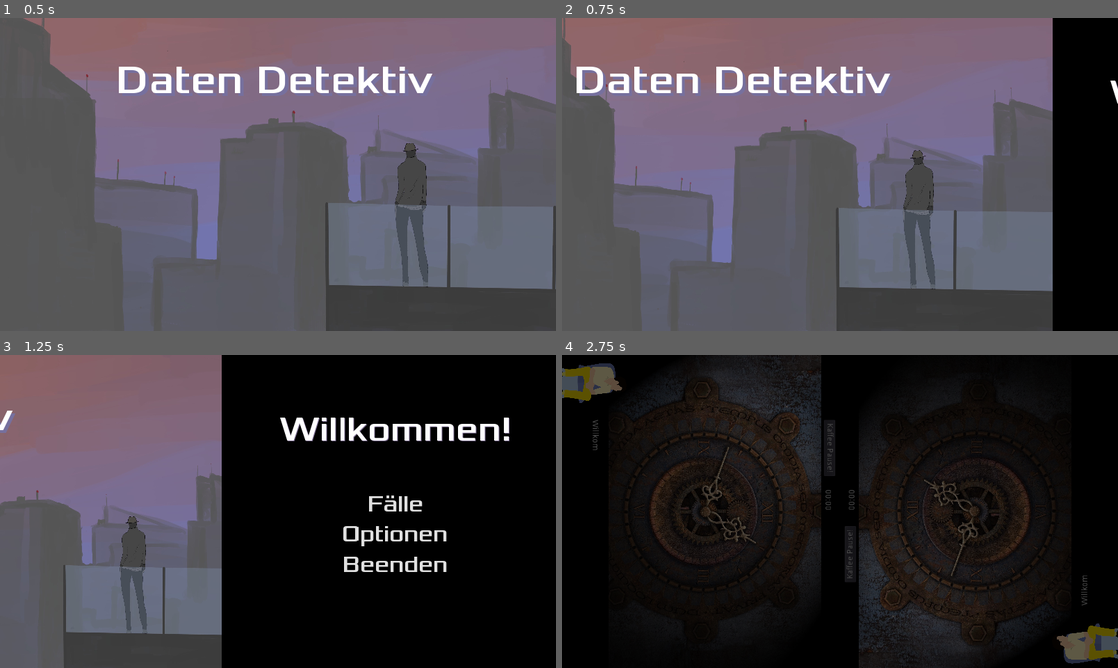
Above: before the commit, frames 1-4 (two rows, left to right).
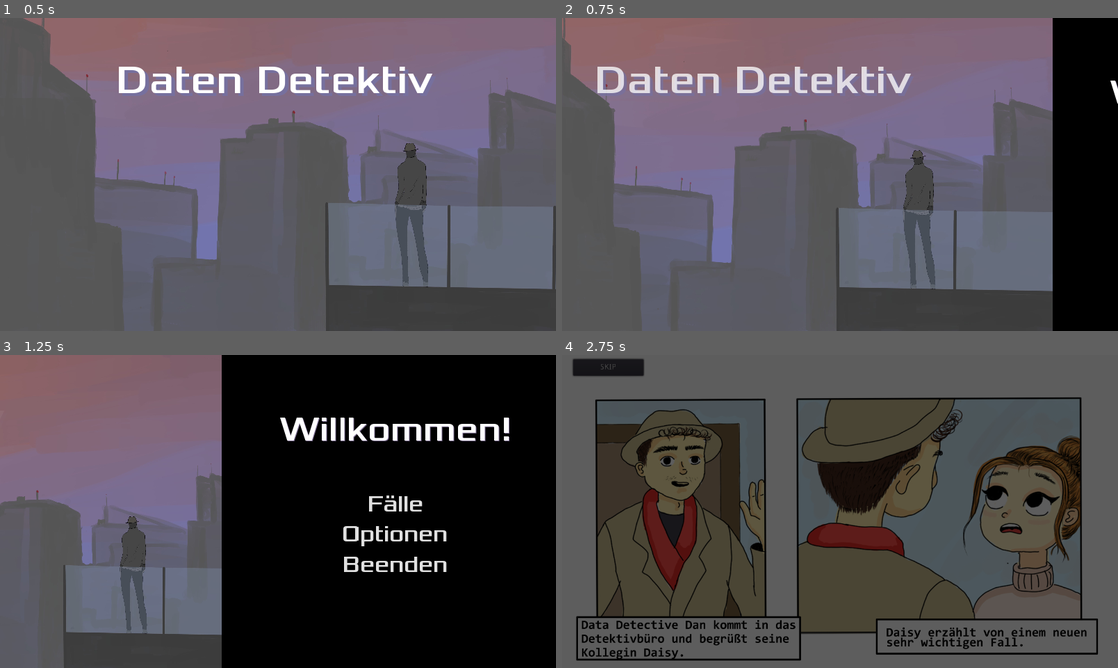
Above: after the commit, the same moments.

Repository: phil0605/Godot-Prototype
Game: Godot game, scene res://scenes/hauptmenu.tscn
The game is run twice, just before and just after one commit, with the same random seed, the same clock (stepped at 60 frames per second) and the same inputs.
Inputs (mouse positions are in pixels of both pictures, inside the frame that each line leads up to):
- Up to frame 1 (0.5 s): no input
- Up to frame 2 (0.75 s): tap Enter at 0.5 s; drag from (840, 174) to (895, 105) at 0.52 s
- Up to frame 3 (1.25 s): no input
- Up to frame 4 (2.75 s): click "Fälle" at 1.25 s; click "Tutorial" at 2 s

Frame 1 is identical in both runs. In frame 2, 3.4% of the frame differs, in the area x 2-63%, y 15-25%; in frame 3, 0.1%; in frame 4, 90%, in the area x 0-100%, y 0-100%.

Commit message:
Add files via upload

Diff:
--- /dev/null
+++ b/scenes/Comic1.tscn
@@ -0,0 +1,299 @@
+[gd_scene load_steps=8 format=2]
+
+[ext_resource path="res://assets/Comic1.jpg" type="Texture" id=1]
+[ext_resource path="res://scripts/Comic1.gd" type="Script" id=2]
+
+[sub_resource type="Animation" id=1]
+length = 0.001
+tracks/0/type = "value"
+tracks/0/path = NodePath("Comic1:position")
+tracks/0/interp = 1
+tracks/0/loop_wrap = true
+tracks/0/imported = false
+tracks/0/enabled = true
+tracks/0/keys = {
+"times": PoolRealArray( 0 ),
+"transitions": PoolRealArray( 1 ),
+"update": 0,
+"values": [ Vector2( 487, 956 ) ]
+}
+tracks/1/type = "value"
+tracks/1/path = NodePath("Comic1/Panel1:color")
+tracks/1/interp = 1
+tracks/1/loop_wrap = true
+tracks/1/imported = false
+tracks/1/enabled = true
+tracks/1/keys = {
+"times": PoolRealArray( 0 ),
+"transitions": PoolRealArray( 1 ),
+"update": 0,
+"values": [ Color( 1, 1, 1, 0 ) ]
+}
+tracks/2/type = "value"
+tracks/2/path = NodePath("Comic1/Panel2:color")
+tracks/2/interp = 1
+tracks/2/loop_wrap = true
+tracks/2/imported = false
+tracks/2/enabled = true
+tracks/2/keys = {
+"times": PoolRealArray( 0 ),
+"transitions": PoolRealArray( 1 ),
+"update": 0,
+"values": [ Color( 1, 1, 1, 1 ) ]
+}
+tracks/3/type = "value"
+tracks/3/path = NodePath("Comic1/Panel3/ColorRect2:color")
+tracks/3/interp = 1
+tracks/3/loop_wrap = true
+tracks/3/imported = false
+tracks/3/enabled = true
+tracks/3/keys = {
+"times": PoolRealArray( 0 ),
+"transitions": PoolRealArray( 1 ),
+"update": 0,
+"values": [ Color( 1, 1, 1, 1 ) ]
+}
+tracks/4/type = "value"
+tracks/4/path = NodePath("Comic1/Panel3/ColorRect4:color")
+tracks/4/interp = 1
+tracks/4/loop_wrap = true
+tracks/4/imported = false
+tracks/4/enabled = true
+tracks/4/keys = {
+"times": PoolRealArray( 0 ),
+"transitions": PoolRealArray( 1 ),
+"update": 0,
+"values": [ Color( 1, 1, 1, 1 ) ]
+}
+tracks/5/type = "value"
+tracks/5/path = NodePath("Comic1/Panel4:color")
+tracks/5/interp = 1
+tracks/5/loop_wrap = true
+tracks/5/imported = false
+tracks/5/enabled = true
+tracks/5/keys = {
+"times": PoolRealArray( 0 ),
+"transitions": PoolRealArray( 1 ),
+"update": 0,
+"values": [ Color( 1, 1, 1, 1 ) ]
+}
+
+[sub_resource type="Animation" id=2]
+resource_name = "zu_ Panel2"
+tracks/0/type = "value"
+tracks/0/path = NodePath("Comic1:position")
+tracks/0/interp = 2
+tracks/0/loop_wrap = true
+tracks/0/imported = false
+tracks/0/enabled = true
+tracks/0/keys = {
+"times": PoolRealArray( 0, 1 ),
+"transitions": PoolRealArray( 1, 1 ),
+"update": 0,
+"values": [ Vector2( 487, 956 ), Vector2( 487, 500 ) ]
+}
+tracks/1/type = "value"
+tracks/1/path = NodePath("Comic1/Panel1:color")
+tracks/1/interp = 1
+tracks/1/loop_wrap = true
+tracks/1/imported = false
+tracks/1/enabled = true
+tracks/1/keys = {
+"times": PoolRealArray( 0, 1 ),
+"transitions": PoolRealArray( 1, 1 ),
+"update": 0,
+"values": [ Color( 1, 1, 1, 0 ), Color( 1, 1, 1, 1 ) ]
+}
+tracks/2/type = "value"
+tracks/2/path = NodePath("Comic1/Panel2:color")
+tracks/2/interp = 1
+tracks/2/loop_wrap = true
+tracks/2/imported = false
+tracks/2/enabled = true
+tracks/2/keys = {
+"times": PoolRealArray( 0, 1 ),
+"transitions": PoolRealArray( 1, 1 ),
+"update": 0,
+"values": [ Color( 1, 1, 1, 1 ), Color( 1, 1, 1, 0 ) ]
+}
+
+[sub_resource type="Animation" id=3]
+resource_name = "zu_Panel3"
+tracks/0/type = "value"
+tracks/0/path = NodePath("Comic1:position")
+tracks/0/interp = 2
+tracks/0/loop_wrap = true
+tracks/0/imported = false
+tracks/0/enabled = true
+tracks/0/keys = {
+"times": PoolRealArray( 0, 1 ),
+"transitions": PoolRealArray( 1, 1 ),
+"update": 0,
+"values": [ Vector2( 487, 500 ), Vector2( 487, 80 ) ]
+}
+tracks/1/type = "value"
+tracks/1/path = NodePath("Comic1/Panel2:color")
+tracks/1/interp = 2
+tracks/1/loop_wrap = true
+tracks/1/imported = false
+tracks/1/enabled = true
+tracks/1/keys = {
+"times": PoolRealArray( 0, 1 ),
+"transitions": PoolRealArray( 1, 1 ),
+"update": 0,
+"values": [ Color( 1, 1, 1, 0 ), Color( 1, 1, 1, 1 ) ]
+}
+tracks/2/type = "value"
+tracks/2/path = NodePath("Comic1/Panel3/ColorRect2:color")
+tracks/2/interp = 1
+tracks/2/loop_wrap = true
+tracks/2/imported = false
+tracks/2/enabled = true
+tracks/2/keys = {
+"times": PoolRealArray( 0, 1 ),
+"transitions": PoolRealArray( 1, 1 ),
+"update": 0,
+"values": [ Color( 1, 1, 1, 1 ), Color( 1, 1, 1, 0 ) ]
+}
+tracks/3/type = "value"
+tracks/3/path = NodePath("Comic1/Panel3/ColorRect4:color")
+tracks/3/interp = 1
+tracks/3/loop_wrap = true
+tracks/3/imported = false
+tracks/3/enabled = true
+tracks/3/keys = {
+"times": PoolRealArray( 0, 1 ),
+"transitions": PoolRealArray( 1, 1 ),
+"update": 0,
+"values": [ Color( 1, 1, 1, 1 ), Color( 1, 1, 1, 0 ) ]
+}
+
+[sub_resource type="Animation" id=4]
+resource_name = "zu_Panel4"
+tracks/0/type = "value"
+tracks/0/path = NodePath("Comic1:position")
+tracks/0/interp = 2
+tracks/0/loop_wrap = true
+tracks/0/imported = false
+tracks/0/enabled = true
+tracks/0/keys = {
+"times": PoolRealArray( 0, 1 ),
+"transitions": PoolRealArray( 1, 1 ),
+"update": 0,
+"values": [ Vector2( 487, 80 ), Vector2( 487, -415 ) ]
+}
+tracks/1/type = "value"
+tracks/1/path = NodePath("Comic1/Panel3/ColorRect2:color")
+tracks/1/interp = 1
+tracks/1/loop_wrap = true
+tracks/1/imported = false
+tracks/1/enabled = true
+tracks/1/keys = {
+"times": PoolRealArray( 0, 1 ),
+"transitions": PoolRealArray( 1, 1 ),
+"update": 0,
+"values": [ Color( 1, 1, 1, 0 ), Color( 1, 1, 1, 1 ) ]
+}
+tracks/2/type = "value"
+tracks/2/path = NodePath("Comic1/Panel3/ColorRect4:color")
+tracks/2/interp = 1
+tracks/2/loop_wrap = true
+tracks/2/imported = false
+tracks/2/enabled = true
+tracks/2/keys = {
+"times": PoolRealArray( 0, 1 ),
+"transitions": PoolRealArray( 1, 1 ),
+"update": 0,
+"values": [ Color( 1, 1, 1, 0 ), Color( 1, 1, 1, 1 ) ]
+}
+tracks/3/type = "value"
+tracks/3/path = NodePath("Comic1/Panel4:color")
+tracks/3/interp = 1
+tracks/3/loop_wrap = true
+tracks/3/imported = false
+tracks/3/enabled = true
+tracks/3/keys = {
+"times": PoolRealArray( 0, 1 ),
+"transitions": PoolRealArray( 1, 1 ),
+"update": 0,
+"values": [ Color( 1, 1, 1, 1 ), Color( 1, 1, 1, 0 ) ]
+}
+
+[sub_resource type="RectangleShape2D" id=5]
+extents = Vector2( 483.5, 275.5 )
+
+[node name="Comic1" type="Node2D"]
+script = ExtResource( 2 )
+
+[node name="Hintergrund" type="ColorRect" parent="."]
+margin_left = -166.0
+margin_top = -158.0
+margin_right = 1104.0
+margin_bottom = 742.0
+rect_min_size = Vector2( 900, 900 )
+mouse_filter = 2
+
+[node name="Comic1" type="Sprite" parent="."]
+position = Vector2( 487, 956 )
+scale = Vector2( 0.74745, 0.74745 )
+texture = ExtResource( 1 )
+
+[node name="Panel1" type="ColorRect" parent="Comic1"]
+margin_left = -638.0
+margin_top = -1232.0
+margin_right = 632.0
+margin_bottom = -570.0
+mouse_filter = 2
+color = Color( 1, 1, 1, 0 )
+
+[node name="Panel2" type="ColorRect" parent="Comic1"]
+margin_left = -634.0
+margin_top = -563.0
+margin_right = 634.0
+margin_bottom = -55.0
+mouse_filter = 2
+
+[node name="Panel3" type="Node2D" parent="Comic1"]
+
+[node name="ColorRect2" type="ColorRect" parent="Comic1/Panel3"]
+margin_left = -637.0
+margin_top = -48.0001
+margin_right = 8.0
+margin_bottom = 597.0
+mouse_filter = 2
+
+[node name="ColorRect4" type="ColorRect" parent="Comic1/Panel3"]
+margin_left = -2.67578
+margin_top = -78.9351
+margin_right = 642.324
+margin_bottom = 552.065
+mouse_filter = 2
+
+[node name="Panel4" type="ColorRect" parent="Comic1"]
+margin_left = -634.156
+margin_top = 544.518
+margin_right = 635.844
+margin_bottom = 1206.52
+mouse_filter = 2
+
+[node name="AnimationPlayer" type="AnimationPlayer" parent="."]
+anims/RESET = SubResource( 1 )
+"anims/zu_ Panel2" = SubResource( 2 )
+anims/zu_Panel3 = SubResource( 3 )
+anims/zu_Panel4 = SubResource( 4 )
+
+[node name="Skip" type="Button" parent="."]
+margin_left = 19.0
+margin_top = 7.0
+margin_right = 141.0
+margin_bottom = 36.0
+text = "SKIP"
+
+[node name="Area2D" type="Area2D" parent="."]
+
+[node name="CollisionShape2D" type="CollisionShape2D" parent="Area2D"]
+position = Vector2( 481.5, 269.5 )
+shape = SubResource( 5 )
+
+[connection signal="pressed" from="Skip" to="." method="_on_Skip_pressed"]
+[connection signal="input_event" from="Area2D" to="." method="_on_Area2D_input_event"]
--- a/scenes/Pausemenu.tscn
+++ b/scenes/Pausemenu.tscn
@@ -53,9 +53,9 @@
 
 [node name="Menu1" type="VBoxContainer" parent="CenterContainer"]
 margin_left = 1.0
-margin_top = 41.0
+margin_top = 42.0
 margin_right = 541.0
-margin_bottom = 402.0
+margin_bottom = 403.0
 
 [node name="Text" type="Label" parent="CenterContainer/Menu1"]
 margin_right = 540.0
@@ -63,7 +63,7 @@
 custom_colors/font_color = Color( 1, 1, 1, 1 )
 custom_colors/font_color_shadow = Color( 0.411765, 0.411765, 0.411765, 1 )
 custom_fonts/font = SubResource( 1 )
-text = "Kaffee Pause!"
+text = "Kaffee-Pause!"
 align = 1
 
 [node name="MINDESTABSTAND" type="Control" parent="CenterContainer/Menu1"]
@@ -110,9 +110,9 @@
 [node name="Optionen" type="VBoxContainer" parent="CenterContainer"]
 visible = false
 margin_left = 28.0
-margin_top = 14.0
+margin_top = 15.0
 margin_right = 515.0
-margin_bottom = 429.0
+margin_bottom = 430.0
 rect_pivot_offset = Vector2( -510, 28 )
 
 [node name="Text" type="Label" parent="CenterContainer/Optionen"]
--- a/scenes/Tutorial.tscn
+++ b/scenes/Tutorial.tscn
@@ -813,7 +813,7 @@
 margin_right = 569.0
 margin_bottom = 132.0
 rect_rotation = 90.0
-text = "Kaffee Pause!"
+text = "Kaffee-Pause!"
 
 [node name="Pause2" type="Button" parent="."]
 margin_left = 488.0
@@ -821,7 +821,7 @@
 margin_right = 585.0
 margin_bottom = 412.0
 rect_rotation = -90.0
-text = "Kaffee Pause!"
+text = "Kaffee-Pause!"
 
 [node name="GUI" type="CanvasLayer" parent="."]
 
--- a/scenes/hauptmenu.tscn
+++ b/scenes/hauptmenu.tscn
@@ -26,66 +26,6 @@
 
 [sub_resource type="Animation" id=7]
 length = 0.001
-tracks/0/type = "value"
-tracks/0/path = NodePath("CenterContainer:rect_position")
-tracks/0/interp = 1
-tracks/0/loop_wrap = true
-tracks/0/imported = false
-tracks/0/enabled = false
-tracks/0/keys = {
-"times": PoolRealArray( 0 ),
-"transitions": PoolRealArray( 1 ),
-"update": 0,
-"values": [ Vector2( 368, 0 ) ]
-}
-tracks/1/type = "value"
-tracks/1/path = NodePath("TextureRect:rect_position")
-tracks/1/interp = 1
-tracks/1/loop_wrap = true
-tracks/1/imported = false
-tracks/1/enabled = false
-tracks/1/keys = {
-"times": PoolRealArray( 0 ),
-"transitions": PoolRealArray( 1 ),
-"update": 0,
-"values": [ Vector2( -541, -945 ) ]
-}
-tracks/2/type = "value"
-tracks/2/path = NodePath("hauptmenu:rect_position")
-tracks/2/interp = 1
-tracks/2/loop_wrap = true
-tracks/2/imported = false
-tracks/2/enabled = false
-tracks/2/keys = {
-"times": PoolRealArray( 0 ),
-"transitions": PoolRealArray( 1 ),
-"update": 0,
-"values": [ Vector2( 367, 0 ) ]
-}
-tracks/3/type = "value"
-tracks/3/path = NodePath("TextureRect:rect_size")
-tracks/3/interp = 1
-tracks/3/loop_wrap = true
-tracks/3/imported = false
-tracks/3/enabled = false
-tracks/3/keys = {
-"times": PoolRealArray( 0 ),
-"transitions": PoolRealArray( 1 ),
-"update": 0,
-"values": [ Vector2( 1463, 1717 ) ]
-}
-tracks/4/type = "value"
-tracks/4/path = NodePath("Label:rect_position")
-tracks/4/interp = 1
-tracks/4/loop_wrap = true
-tracks/4/imported = false
-tracks/4/enabled = false
-tracks/4/keys = {
-"times": PoolRealArray( 0 ),
-"transitions": PoolRealArray( 1 ),
-"update": 0,
-"values": [ Vector2( 492.5, 1352 ) ]
-}
 
 [sub_resource type="Animation" id=8]
 resource_name = "menu_start"
@@ -138,12 +78,24 @@
 "values": [ Vector2( 1809, 2123 ), Vector2( 1463, 1717 ) ]
 }
 tracks/4/type = "value"
-tracks/4/path = NodePath("Label:rect_position")
+tracks/4/path = NodePath("Label:modulate")
 tracks/4/interp = 1
 tracks/4/loop_wrap = true
 tracks/4/imported = false
 tracks/4/enabled = true
 tracks/4/keys = {
+"times": PoolRealArray( 0, 0.7 ),
+"transitions": PoolRealArray( 1, 1 ),
+"update": 0,
+"values": [ Color( 1, 1, 1, 1 ), Color( 1, 1, 1, 0 ) ]
+}
+tracks/5/type = "value"
+tracks/5/path = NodePath("Label:rect_position")
+tracks/5/interp = 2
+tracks/5/loop_wrap = true
+tracks/5/imported = false
+tracks/5/enabled = true
+tracks/5/keys = {
 "times": PoolRealArray( 0, 0.7 ),
 "transitions": PoolRealArray( 1, 1 ),
 "update": 0,
@@ -451,7 +403,7 @@
 anchor_bottom = 1.0
 margin_left = 201.0
 margin_top = 65.0
-margin_right = 759.001
+margin_right = 768.0
 margin_bottom = 163.0
 custom_colors/font_color_shadow = Color( 0.466667, 0.443137, 0.623529, 1 )
 custom_constants/shadow_offset_x = 5
--- /dev/null
+++ b/scripts/Comic1.gd
@@ -0,0 +1,42 @@
+extends Node2D
+
+
+# Declare member variables here. Examples:
+# var a = 2
+# var b = "text"
+var Teil1 = true
+var Teil2 = false
+var Teil3 = false
+var animation = ["zu_ Panel2", "zu_Panel3", "zu_Panel4"]
+var page = 0
+
+# Called when the node enters the scene tree for the first time.
+func _ready():
+	pass # Replace with function body.
+
+
+# Called every frame. 'delta' is the elapsed time since the previous frame.
+#func _process(delta):
+#	pass
+
+
+func _on_Area2D_input_event(viewport, event, shape_idx):
+	if event is InputEventScreenTouch:
+		if event.is_pressed():
+			#if event.is_pressed():
+				#if Teil1==true:
+
+			next_ani()
+
+func next_ani():
+	if page < animation.size():
+		$AnimationPlayer.play(animation[page])
+		page+=1
+	elif page>=animation.size():
+		SceneTransition.change_scene("res://scenes/Tutorial.tscn")
+
+
+
+
+func _on_Skip_pressed():
+	SceneTransition.change_scene("res://scenes/Tutorial.tscn")
--- a/scripts/hauptmenu.gd
+++ b/scripts/hauptmenu.gd
@@ -12,7 +12,7 @@
 
 
 func _on_TutorialButton_pressed():
-	SceneTransition.change_scene("res://scenes/Tutorial.tscn")
+	SceneTransition.change_scene("res://scenes/Comic1.tscn")
 
 
 func _on_QuitButton_pressed():
Binary file changed: assets/ArtikelKryptografie.png
Not shown, added: assets/ArtikelKryptografie.png.import
Binary file changed: assets/ArtikelPasswörter.png
Not shown, added: assets/ArtikelPasswörter.png.import
Binary file changed: assets/ErklärungCaesar.png
Not shown, added: assets/ErklärungCaesar.png.import
Not shown, added: assets/NotizNr.png.import
Not shown, added: assets/SocialITPost.png.import
Not shown, added: assets/Zahlenstrahl1.png.import
Not shown, added: assets/Zahlenstrahl2.png.import
